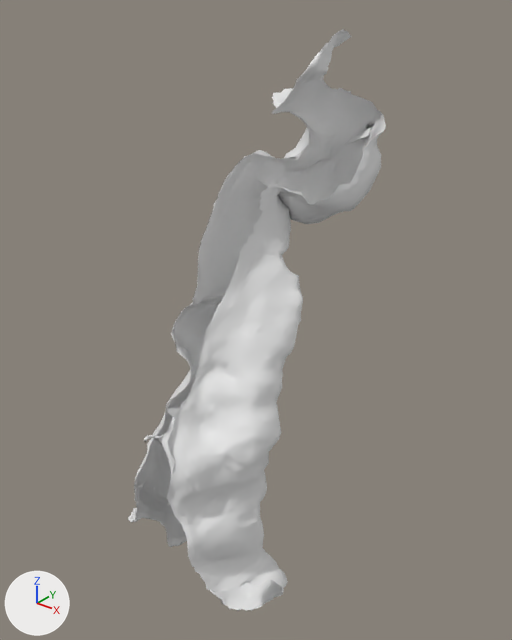
Two versions of the OBJ model data/pial_DK_trans_normal/lh.pial.DK.fusiform_trans_normal.obj, one commit apart.
Camera for both pictures: a 50 mm lens placed at (27.3, -29.3, 32.0), pointed at (-37.4, 51.6, -18.1). Lighting does not change. The marker at lower left points along +X, +Y and +Z. Where no turn or scale is listed for an object, it has been applied to the vertices.

In view in the first picture: 'lh.pial.DK.fusiform_trans_normal'.
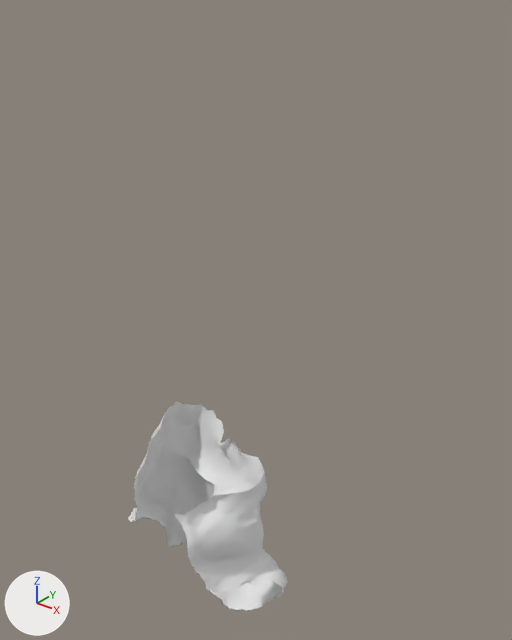
Changed parts and their boxes [x1, y1, x2, y2] in the pictures (512 x 640 px):
```json
{"object": "lh.pial.DK.fusiform_trans_normal", "change": "reshaped", "before": [128, 29, 386, 611], "after": [128, 402, 288, 611], "on screen": "38% narrower, 64% shorter"}
{"part": 1, "of": "me_lh_pial_dk_fusiform_trans_normal", "change": "deleted", "before": [136, 29, 386, 518]}
```

Edits to the scene script, one JSON object a line:
```json
{"block": "me_lh_pial_dk_fusiform_trans_normal", "where": "# used by ob_lh_pial_dk_fusiform_trans_normal; location = (0.0, 0.0, 0.0)"}
{"op": "remove", "block": "me_lh_pial_dk_fusiform_trans_normal", "code": "me_lh_pial_dk_fusiform_trans_normal.from_pydata(...)  # 5929 vertices, 10882 faces; spans x -53.1..-21.0, y 26.1..73.7, z -67.8..25.1"}
{"op": "add", "block": "me_lh_pial_dk_fusiform_trans_normal", "code": "me_lh_pial_dk_fusiform_trans_normal.from_pydata(...)  # 2361 vertices, 4320 faces; spans x -53.1..-21.0, y 26.3..49.1, z -67.8..-35.2"}
{"block": "me_lh_pial_dk_fusiform_trans_normal", "change": "me_lh_pial_dk_fusiform_trans_normal part 1: 3568 vertices removed from x -49.5..-25.0, y 26.1..73.7, z -40.5..25.1"}
```
